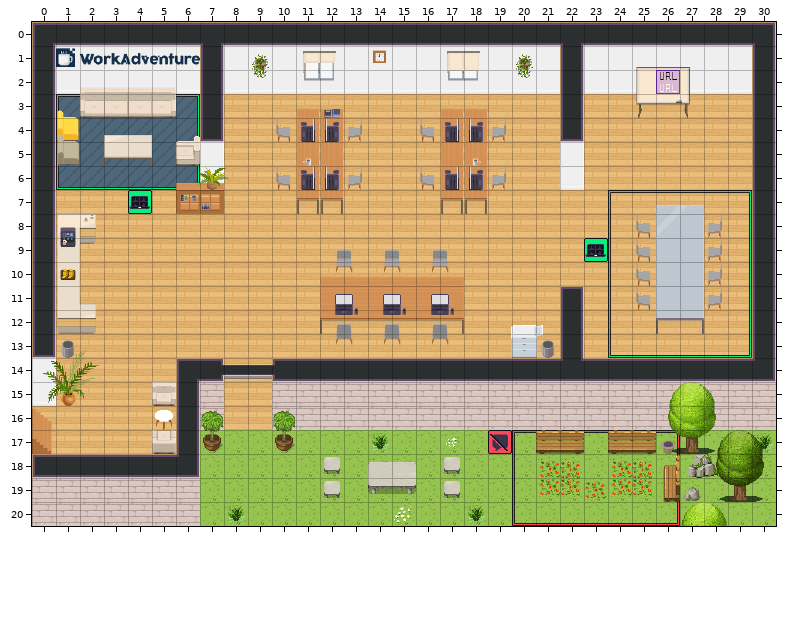
Tiled map (JSON): map.tmj. Above is the file before it was changed.
Cells are 32x32 px. Shown: x 0..30, y 0..20.
The result:
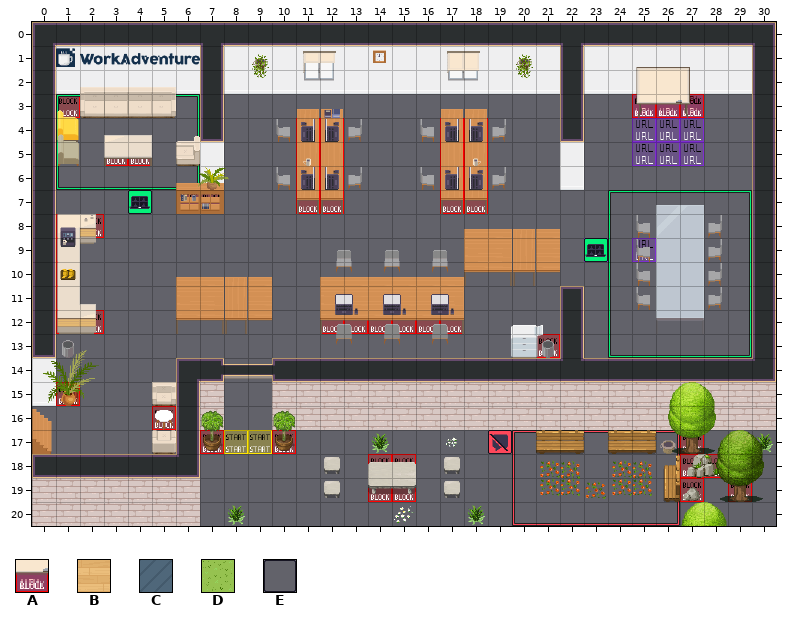
Key: from "Chunk 1": A 1, B 21, C 22, D 23, E 29.
_ is an empty cell, # one hidden under a higher layer.
Tiles of an added or newly shown layer are drawn over the layers below it.
See-through tiles are keyed as they look on the map.
The edit:
{"where": "layer \"start\""}
{"y":4,"x":26,"old":"##","new":"__"}
{"y":5,"x":26,"old":"##","new":"__"}
{"y":6,"x":26,"old":"##","new":"__"}
{"where": "layer \"floor/floor1\" (now hidden)"}
{"y":3,"x":1,"old":"C","new":"_"}
{"y":3,"x":6,"old":"C","new":"_"}
{"y":3,"x":8,"old":"BBBBBBBBBBBBBB","new":"______________"}
{"y":3,"x":23,"old":"BBBBBBB","new":"_______"}
{"y":4,"x":2,"old":"CCCCC","new":"_____"}
{"y":4,"x":8,"old":"BBBBBBBBBBBBBB","new":"______________"}
{"y":4,"x":23,"old":"BBBBBBB","new":"_______"}
{"y":5,"x":1,"old":"CCCCC","new":"_____"}
{"y":5,"x":8,"old":"BBBBBBBBBBBBBB","new":"______________"}
{"y":5,"x":23,"old":"BBBBBBB","new":"_______"}
{"y":6,"x":1,"old":"CCCCCC","new":"______"}
{"y":6,"x":8,"old":"BBBBBBBBBBBBBB","new":"______________"}
{"y":6,"x":23,"old":"BBBBBBB","new":"_______"}
{"y":7,"x":1,"old":"BBB","new":"___"}
{"y":7,"x":5,"old":"BBBBBBBBBBBBBBBBBBBBBBBBB","new":"_________________________"}
{"y":8,"x":1,"old":"BBBBBBBBBBBBBBBBBBBBBBBBB","new":"_________________________"}
{"y":8,"x":28,"old":"BB","new":"__"}
{"y":9,"x":1,"old":"BBBBBBBBBBBBBBBBBBBBBB","new":"______________________"}
{"y":9,"x":24,"old":"BB","new":"__"}
{"y":9,"x":28,"old":"BB","new":"__"}
{"y":10,"x":1,"old":"BBBBBBBBBBBBBBBBBBBBBBBBB","new":"_________________________"}
{"y":10,"x":28,"old":"BB","new":"__"}
{"y":11,"x":1,"old":"BBBBBBBBBBB","new":"___________"}
{"y":11,"x":18,"old":"BBBB","new":"____"}
{"y":11,"x":23,"old":"BBB","new":"___"}
{"y":11,"x":28,"old":"BB","new":"__"}
{"y":12,"x":1,"old":"BBBBBBBBBBBBBBBBBBBBB","new":"_____________________"}
{"y":12,"x":23,"old":"BBBBBBB","new":"_______"}
{"y":13,"x":1,"old":"BBBBBBBBBBBBBBBBBBB","new":"___________________"}
{"y":13,"x":21,"old":"B","new":"_"}
{"y":13,"x":23,"old":"BBBBBBB","new":"_______"}
{"y":14,"x":1,"old":"BBBBB","new":"_____"}
{"y":14,"x":8,"old":"BB","new":"__"}
{"y":15,"x":1,"old":"BBBB","new":"____"}
{"y":15,"x":8,"old":"BB","new":"__"}
{"y":16,"x":0,"old":"BBBBBB","new":"______"}
{"y":16,"x":8,"old":"BB","new":"__"}
{"y":17,"x":0,"old":"BBBBBB","new":"______"}
{"y":17,"x":7,"old":"DDDDDDDDDDDD","new":"____________"}
{"y":17,"x":20,"old":"DDDDDDDDDDD","new":"___________"}
{"y":18,"x":7,"old":"DDDDDDDDDDDDDDDDDDDDDD","new":"______________________"}
{"y":18,"x":30,"old":"D","new":"_"}
{"y":19,"x":7,"old":"DDDDDDDDDDDDDDDDDDDDDDDD","new":"________________________"}
{"y":20,"x":7,"old":"DDDDDDDDDDDDDDDDDDDDDDDD","new":"________________________"}
{"where": "layer \"floor/floor2\""}
{"y":4,"x":26,"old":"_","new":"E"}
{"where": "layer \"furniture/whiteboard\" (added)"}
{"y":4,"x":25,"old":"___","new":"AAA"}
{"y":5,"x":25,"old":"___","new":"AAA"}
{"where": "layer \"furniture/furniture3\""}
{"y":2,"x":26,"old":"A","new":"_"}
{"label":"changed","picture_box":[32,70,776,526]}
